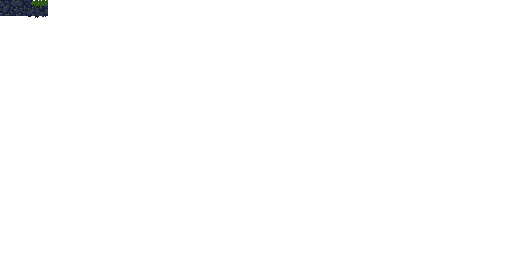
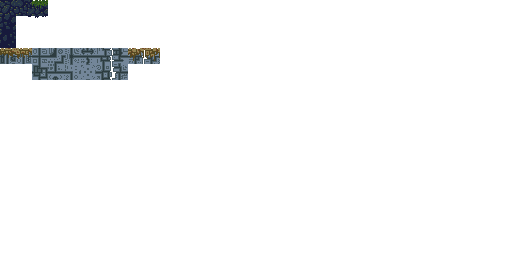
Revision of a layered 512px x 256px image; what changed, layer by layer:
painted on "tiles" over [0, 16, 160, 80]
